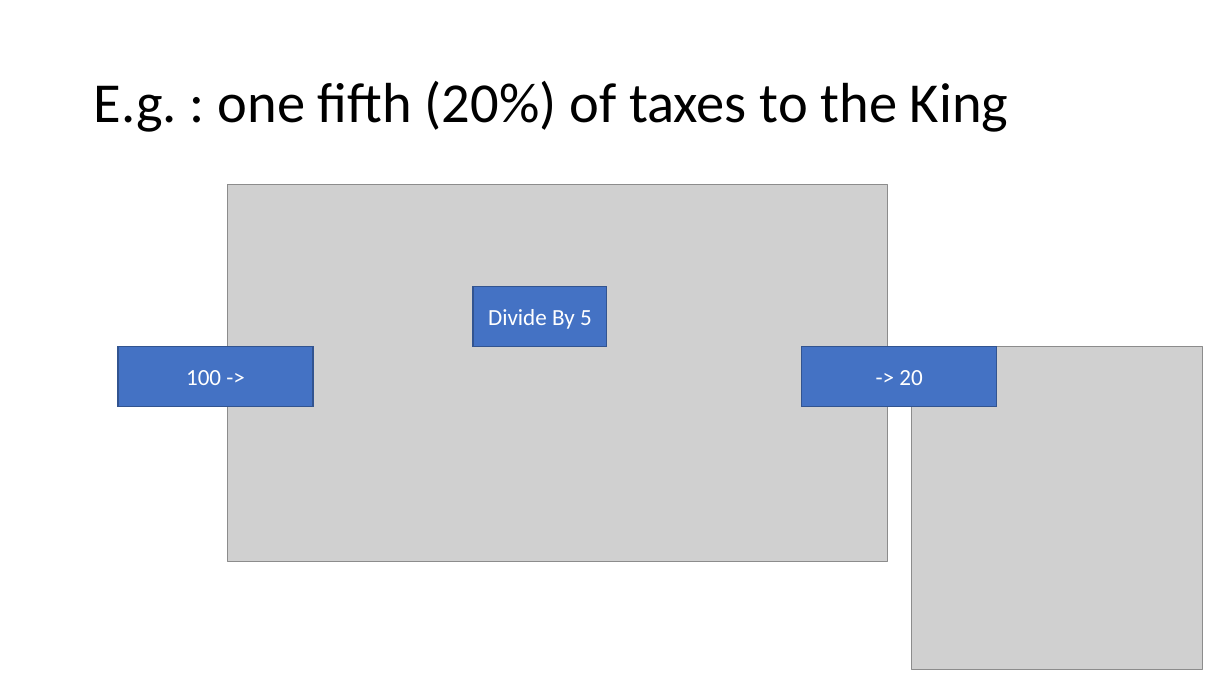
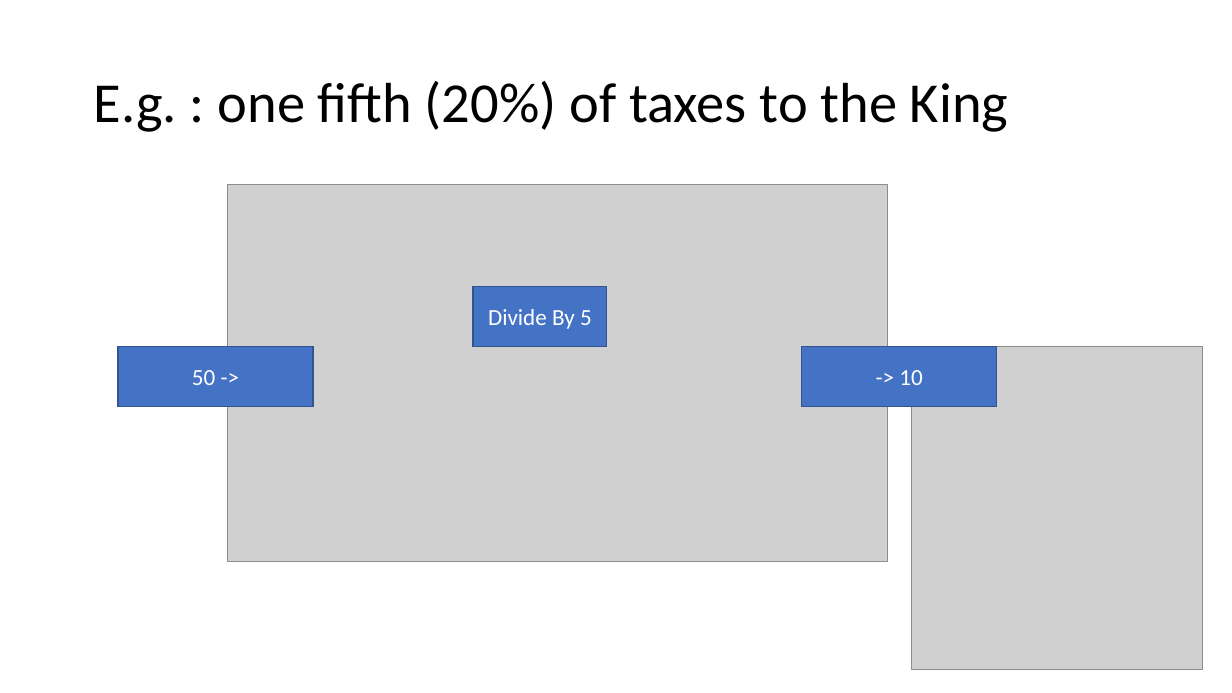
Before and after one commit to alfredofonseca/Python_ML_AFJ_DEMO, a slide deck: slide 4 of afj_ml_demo.pptx. Drawn at 1232x693 pixels with LibreOffice and Linux fonts; fonts in the diff are those of the drawing; grey boxes stand for pictures. Boxes give left, top, right and bottom in pixels: in the first picture for what was removed or moved away, otherwise in the second. Text is boxed around its words. In the diff, an @@ line names an element or a change of style, - is before the commit and + after.

```diff
--- a/afj_ml_demo.pptx
+++ b/afj_ml_demo.pptx
@@ text in rectangle at bbox=[192, 370, 215, 385]: text changed @@
-100 ->
+50 ->
@@ text in rectangle at bbox=[899, 370, 922, 385]: text changed @@
--> 20
+-> 10
```
Also in this commit, not shown: 1 other slide changed, 8 slides added, 6 other files.
